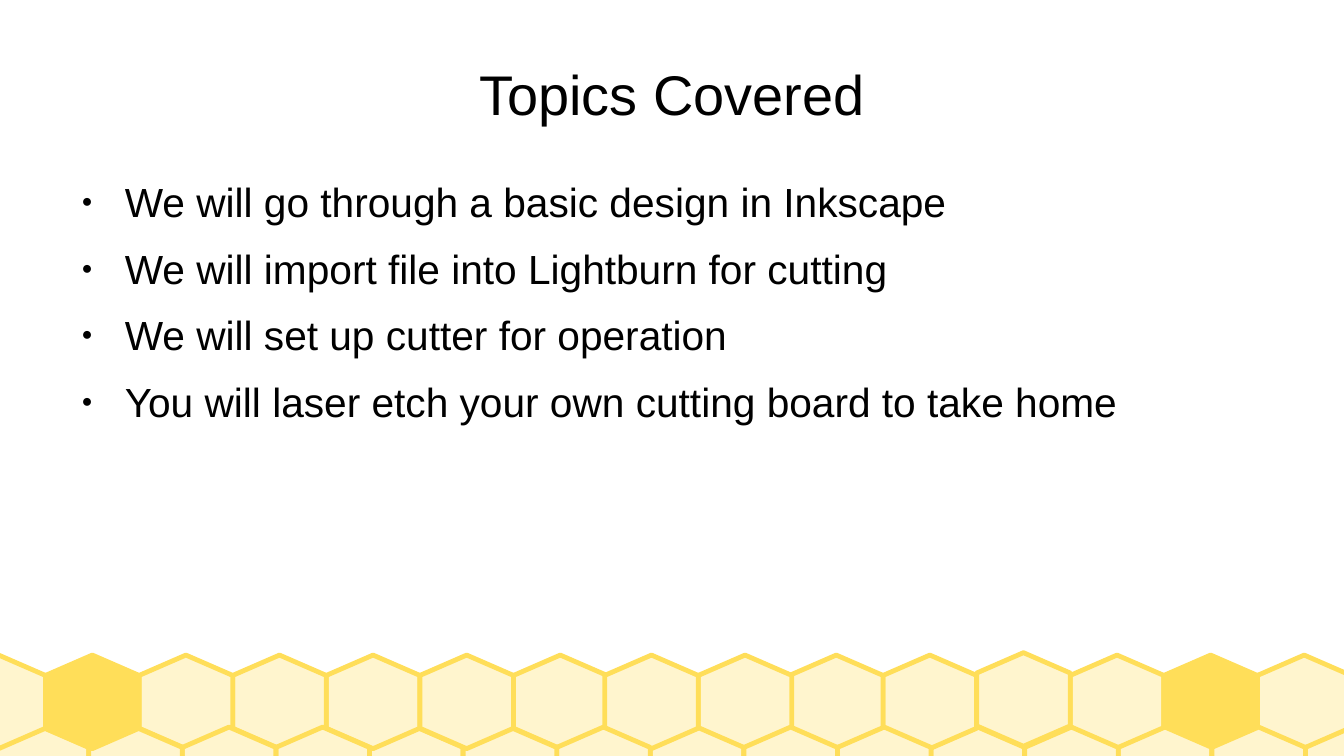
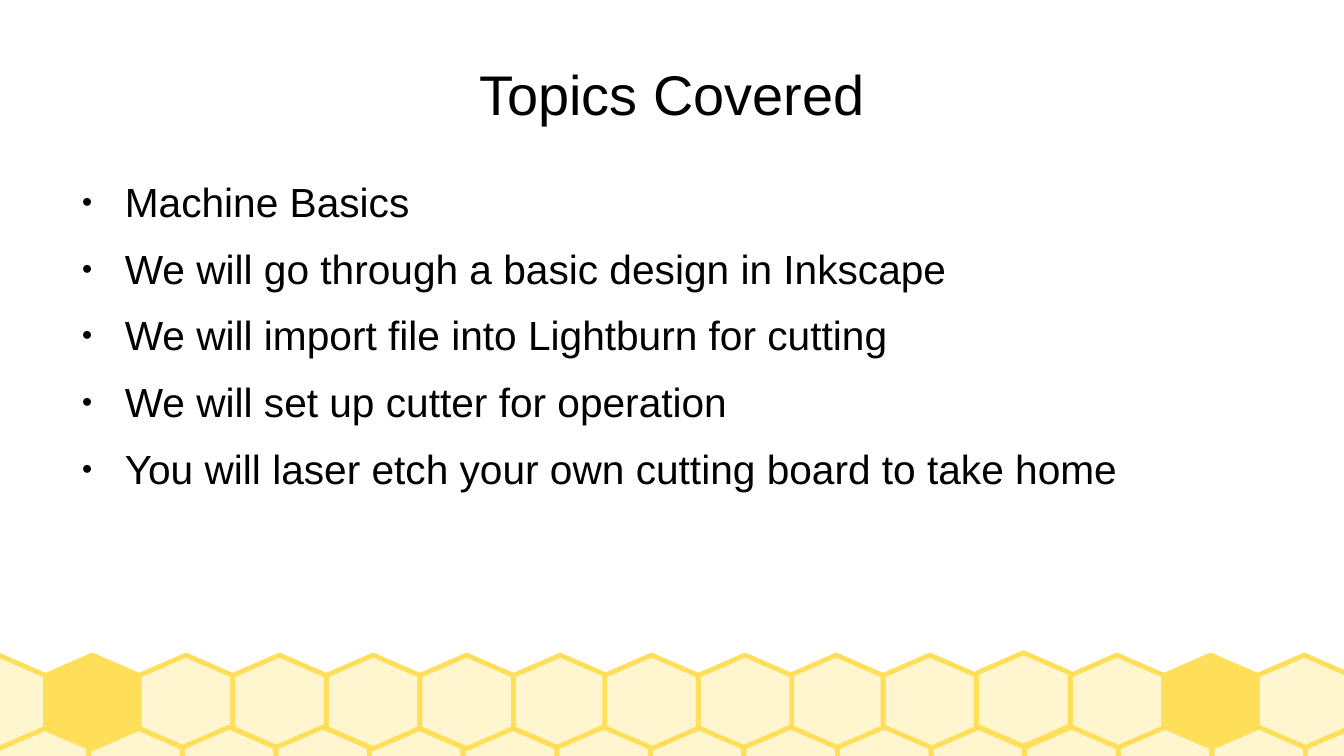
Before and after one commit to jarney/SparkStudioSalem-IndustrialLaserCutters, a slide deck: slide 5 of Training-GeneralPublic.odp (slide 6 before the commit). Drawn at 1344x756 pixels with LibreOffice and Linux fonts; fonts in the diff are those of the drawing. Boxes give left, top, right and bottom in pixels: in the first picture for what was removed or moved away, otherwise in the second. Text is boxed around its words. In the diff, an @@ line names an element or a change of style, - is before the commit and + after.

```diff
--- a/Training-GeneralPublic.odp
+++ b/Training-GeneralPublic.odp
@@ text at box(125, 187, 410, 218): paragraph added @@
+● Machine Basics
```
Also in this commit, not shown: 12 other slides changed, 6 slides added, 1 slide removed, 3 other files.
